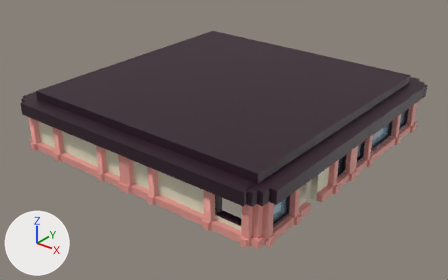
What one commit did to the FBX model Assets/Models/NewGasStation.fbx.
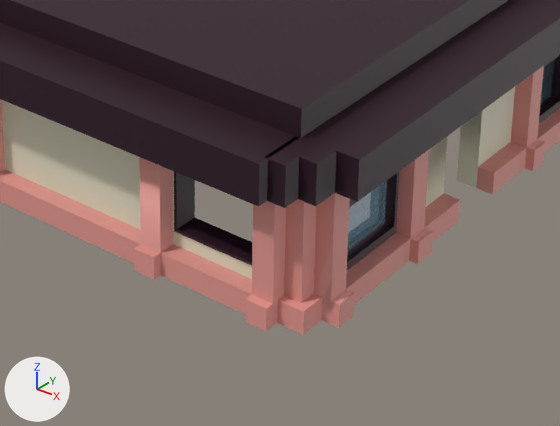
There are two pictures of each version: one whole from a 50 mm camera at (13.39, -17.17, 10.4) aimed at (0.02, -0.45, 0.04), one close up on the part from 35% to 77% of the width and 49% to 100% of the height. Arrows for +X, +Y and +Z are at lower left; the lights stay in place. The first two pictures are the older version.

Names of what the first close-up shows: 'FRONT', 'Roof', 'Wall.001'.
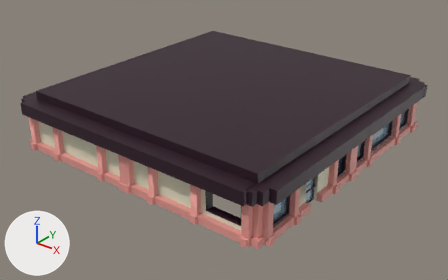
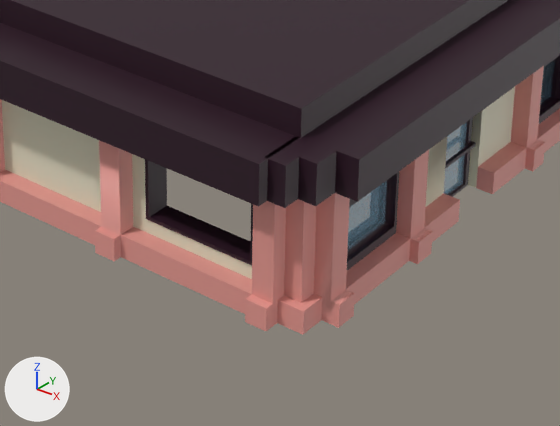
Changed parts and their boxes (x1, y1, x2, y2) in the close-ups (560 x 426 px; the box of a moved part takes in the faces that stretch with it):
```json
{"object": "Door", "change": "added", "after": [444, 118, 476, 197], "faces in mat_glass (blue #92c8e7)": [444, 122, 467, 195], "faces in mat_border (dark purple #2c1122)": [445, 118, 476, 197]}
{"part": 1, "of": "me_cube_007", "change": "moved or reshaped", "before": [93, 138, 252, 280], "after": [93, 138, 253, 279]}
```

Edits to the scene script, one JSON object a line:
```json
{"block": "me_cube_007", "where": "me_cube_007.from_pydata(...)  # 288 vertices, 293 faces; spans x -5.67..4.83, y -5.63..-4.91, z 0.0..1.9"}
{"block": "me_cube_007", "where": "# used by ob_wall_001; location = (0.0, 0.0, 0.0)"}
{"block": "me_cube_007", "change": "me_cube_007 part 1: 70 of 288 vertices moved; they spanned x 3.2..4.55, y -5.63..-4.91, z 0.0..1.9 and now span x 2.68..4.46, y -5.63..-4.91, z 0.0..1.9; mean shift (-0.35, 0.0, 0.06); largest move (3.45, -4.93, 1.9) -> (2.93, -4.93, 1.9)"}
{"op": "add", "block": "me_cube", "code": ["me_cube = bpy.data.meshes.new('Cube')", "me_cube.from_pydata(...)  # 72 vertices, 70 faces; spans x 4.768..4.994, y -2.684..-2.0, z -0.002..1.079", "# faces by material slot: [68, 2]", "me_cube.materials.append(mat_border)  # dark purple #2c1122", "me_cube.materials.append(mat_glass)  # blue #92c8e7"]}
{"op": "add", "block": "ob_door", "code": ["ob_door = bpy.data.objects.new('Door', me_cube)", "ob_door.location = (0.0, 0.0, 0.0)"]}
```
